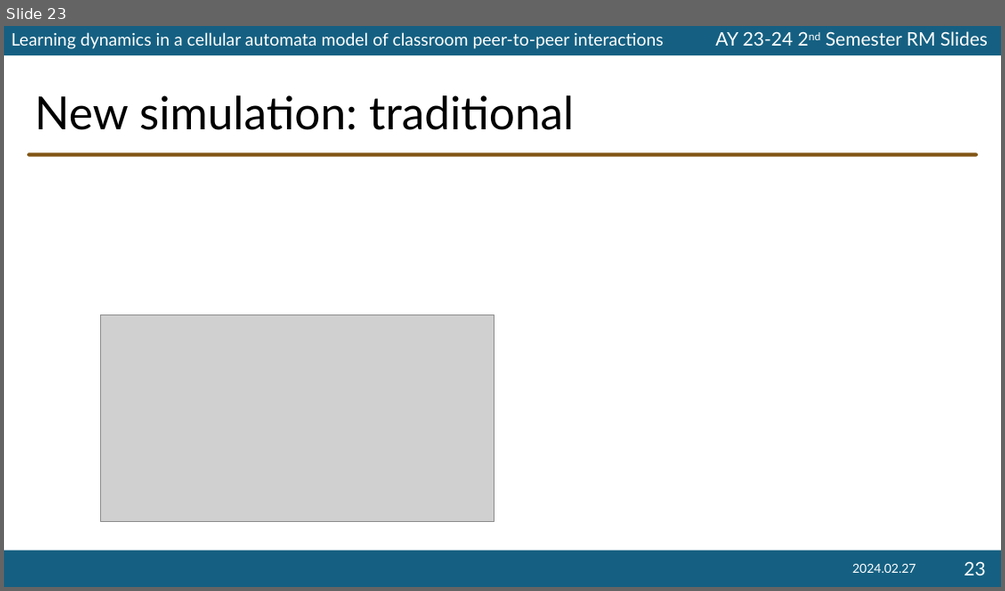
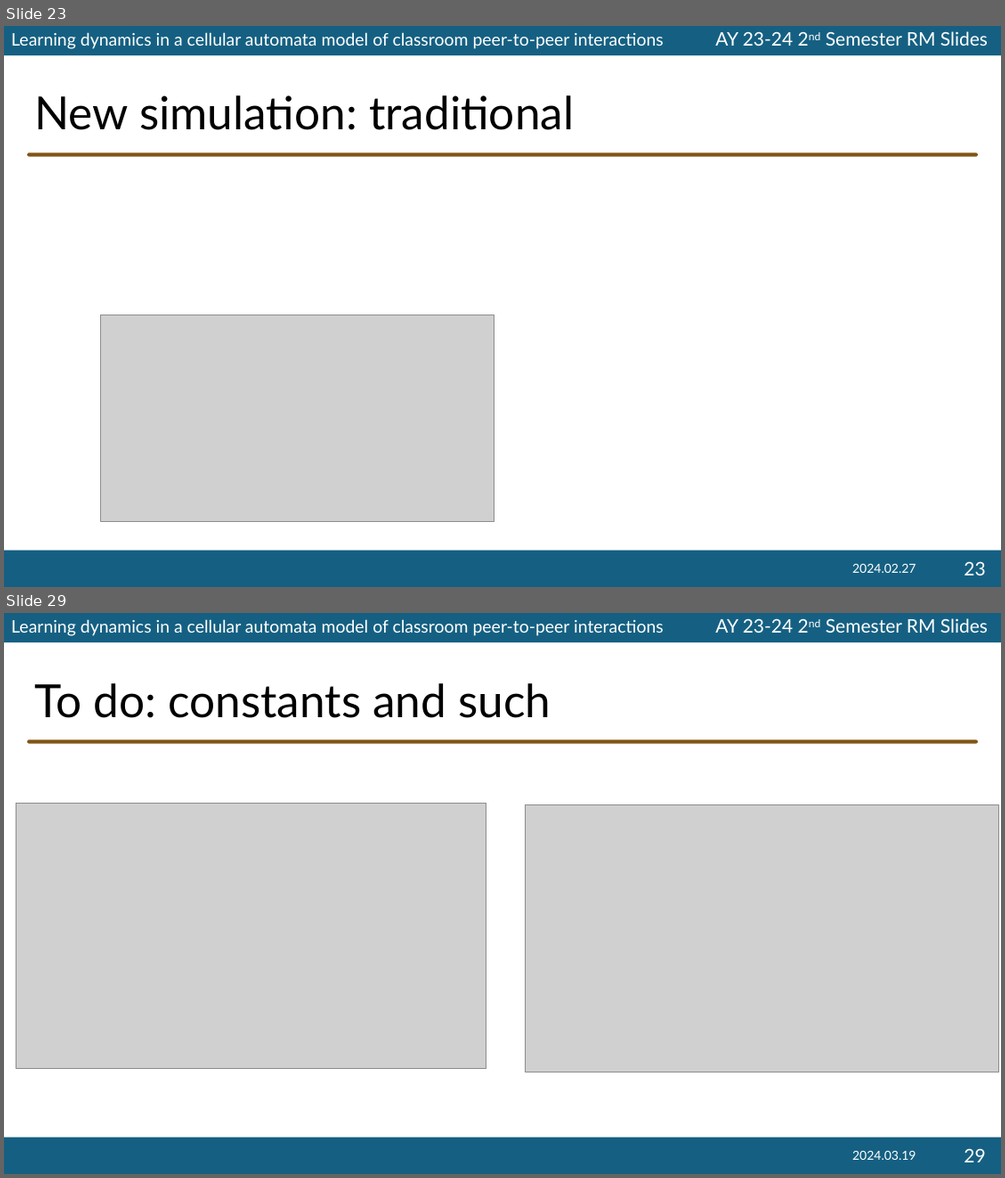
Before and after one commit to ioakimsy/BS-Thesis, a slide deck: documents/202324s2-RM-Slides-Sy.pptx. Shown one above the other, each under a label of ours: slide 23 before the commit, slides 23 and 29 after it; the slides between them are not shown. The pictures are 1005x591 and 1005x1178 pixels, drawn with LibreOffice and Linux fonts; fonts in the diff are those of the drawing; grey boxes stand for pictures; background and template pictures are left out. Boxes give left, top, right and bottom in pixels: in the first picture for what was removed or moved away, otherwise in the second. Text is boxed around its words. In the diff, an @@ line names an element or a change of style, - is before the commit and + after.

```diff
--- a/documents/202324s2-RM-Slides-Sy.pptx
+++ b/documents/202324s2-RM-Slides-Sy.pptx
@@ slide 29 added at box(4, 613, 1001, 1174), background #FFFFFF; not listed: 5 template elements that a slide beside it also shows @@
@@ title added at box(34, 683, 550, 718), 44 pt, text #000000 @@
+To do: constants and such
@@ picture added at box(16, 803, 486, 1069) @@
@@ picture added at box(526, 804, 999, 1071) @@
@@ text added at box(852, 1151, 915, 1159), 12 pt, text #FFFFFF @@
+2024.03.19
@@ page number added at box(963, 1148, 985, 1162), 18 pt, text #FFFFFF @@
+29
```
Also in this commit, not shown: 5 other slides added.
